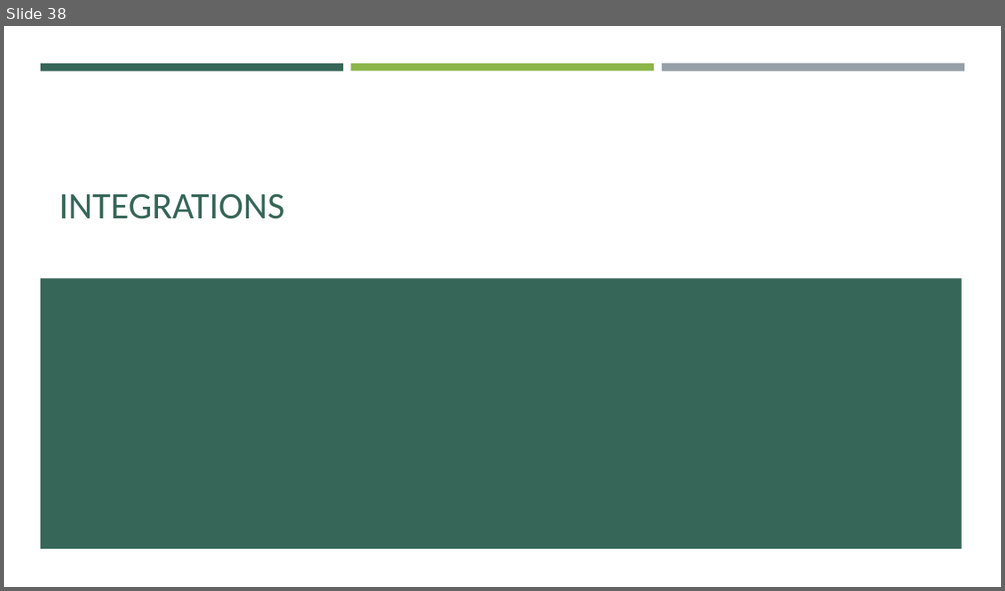
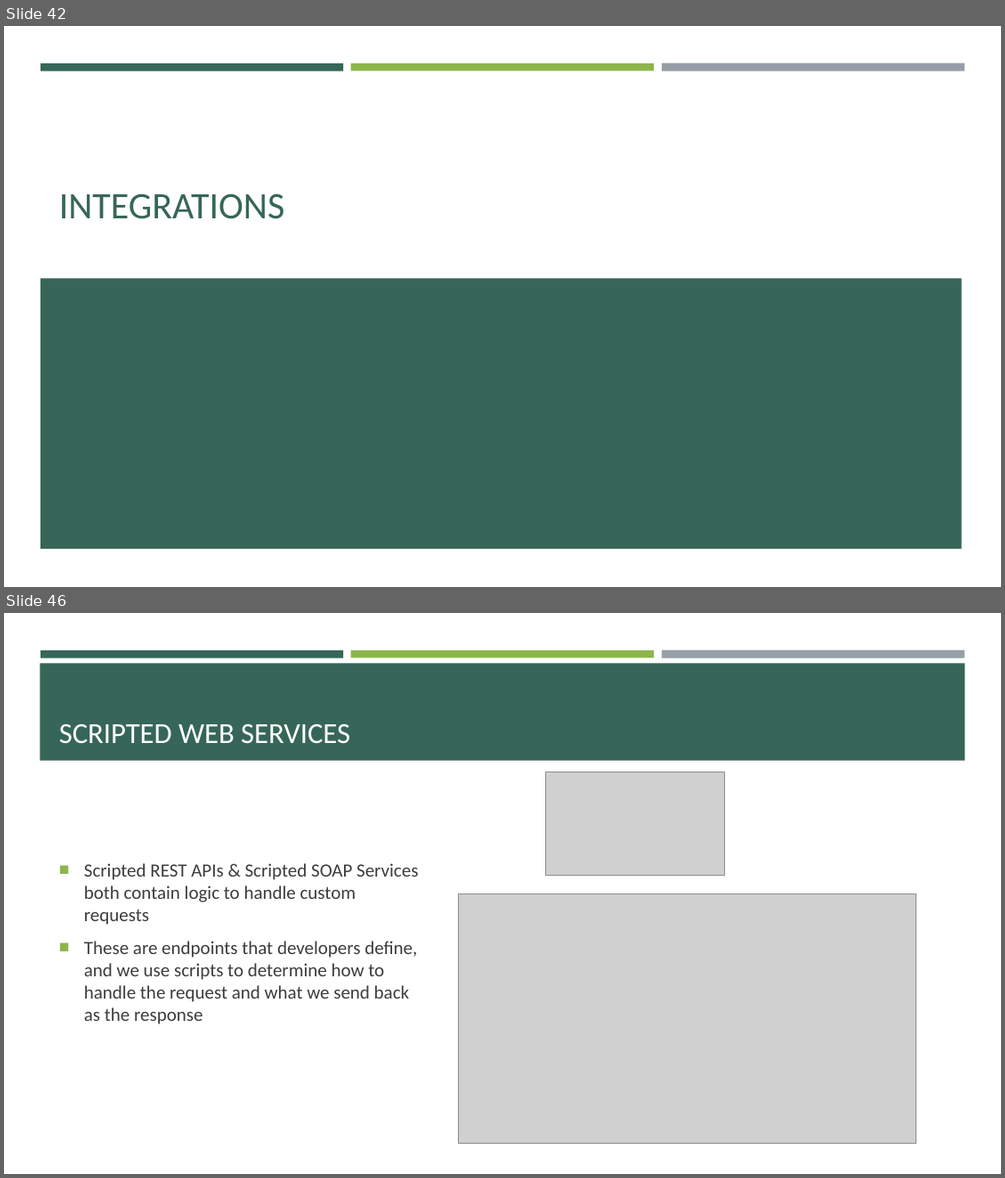
Before and after one commit to e-m-wilson/SNOW, a slide deck: Week_6/Data_Migration_&_Integration.pptx. Shown one above the other, each under a label of ours: slide 38 before the commit, slides 42 and 46 after it; the slides between them are not shown. The pictures are 1005x591 and 1005x1178 pixels, drawn with LibreOffice and Linux fonts; fonts in the diff are those of the drawing; grey boxes stand for pictures. Boxes give left, top, right and bottom in pixels: in the first picture for what was removed or moved away, otherwise in the second. Text is boxed around its words. In the diff, an @@ line names an element or a change of style, - is before the commit and + after.

```diff
--- a/Week_6/Data_Migration_&_Integration.pptx
+++ b/Week_6/Data_Migration_&_Integration.pptx
@@ slide 46 added at bbox=[4, 613, 1001, 1174], background #FFFFFF; not listed: 3 template elements that a slide beside it also shows @@
@@ rectangle added at bbox=[40, 663, 965, 761], fill #366658 @@
@@ title added at bbox=[59, 724, 350, 743], 28 pt, text #FFFFFF @@
+SCRIPTED WEB SERVICES
@@ picture added at bbox=[545, 771, 725, 876] @@
@@ text added at bbox=[84, 863, 418, 1024], 18 pt, text #3D3D3D @@
+■ Scripted REST APIs & Scripted SOAP Services both contain logic to handle custom requests
+■ These are endpoints that developers define, and we use scripts to determine how to handle the request and what we send back as the response
@@ picture added at bbox=[458, 893, 915, 1143] @@
@@ what was slide 38 is now slide 42 @@
```
Also in this commit, not shown: 16 other slides added, 4 other files.
